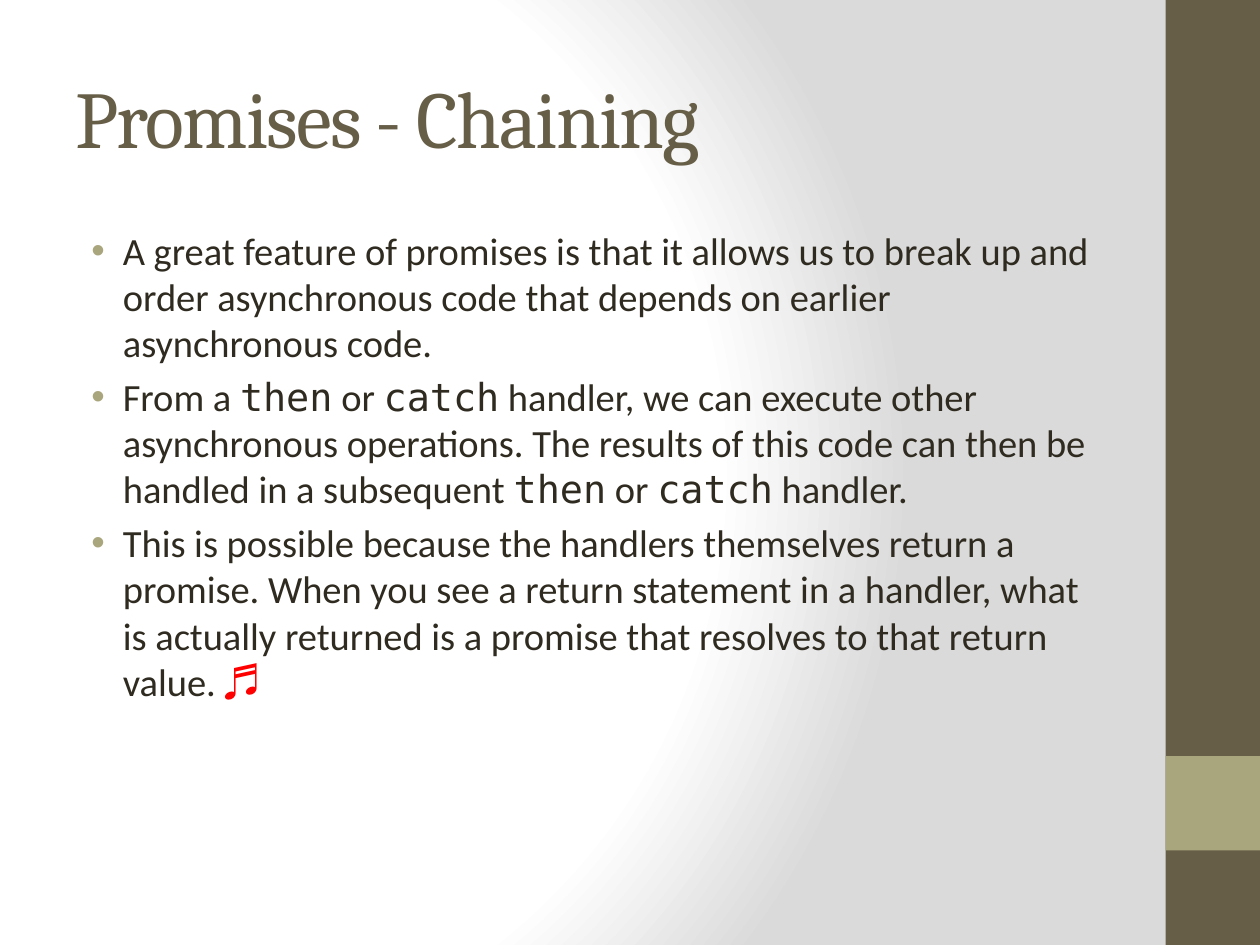
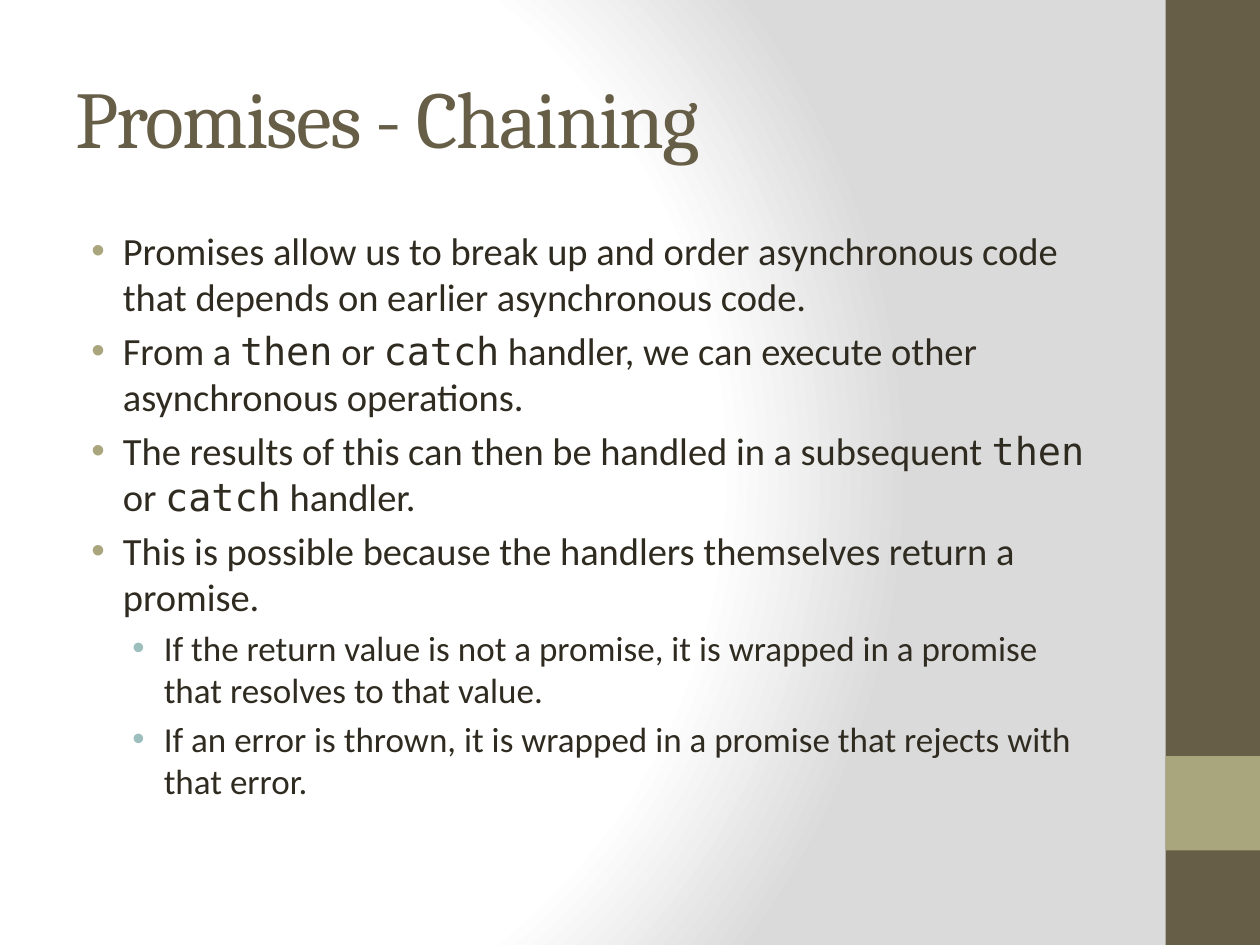
Before and after one commit to cheryly279/AsyncDiscussion, a slide deck: slide 15 of Async_Discussion_9_29_15.pptx (slide 17 before the commit). Drawn at 1260x945 pixels with LibreOffice and Linux fonts; fonts in the diff are those of the drawing. Boxes give left, top, right and bottom in pixels: in the first picture for what was removed or moved away, otherwise in the second. Text is boxed around its words. In the diff, an @@ line names an element or a change of style, - is before the commit and + after.

```diff
--- a/Async_Discussion_9_29_15.pptx
+++ b/Async_Discussion_9_29_15.pptx
@@ text at [123,238,1085,795]: text changed @@
-• A great feature of promises is that it allows us to break up and order asynchronous code that depends on earlier asynchronous code.
-• From a then or catch handler, we can execute other asynchronous operations. The results of this code can then be handled in a subsequent then or catch handler.
-• This is possible because the handlers themselves return a promise. When you see a return statement in a handler, what is actually returned is a promise that resolves to that return value. ♬
+• Promises allow us to break up and order asynchronous code that depends on earlier asynchronous code.
+• From a then or catch handler, we can execute other asynchronous operations.
+• The results of this can then be handled in a subsequent then or catch handler.
+• This is possible because the handlers themselves return a promise.
+  • If the return value is not a promise, it is wrapped in a promise that resolves to that value.
+  • If an error is thrown, it is wrapped in a promise that rejects with that error.
```
Also in this commit, not shown: 28 other slides changed, 1 slide added, 3 slides removed.
